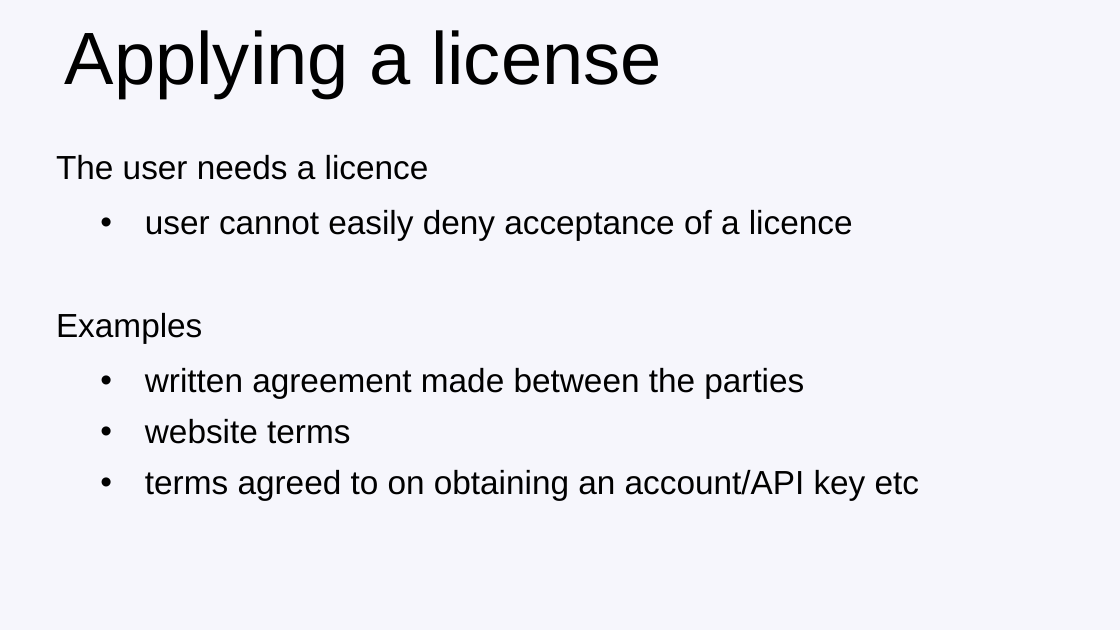
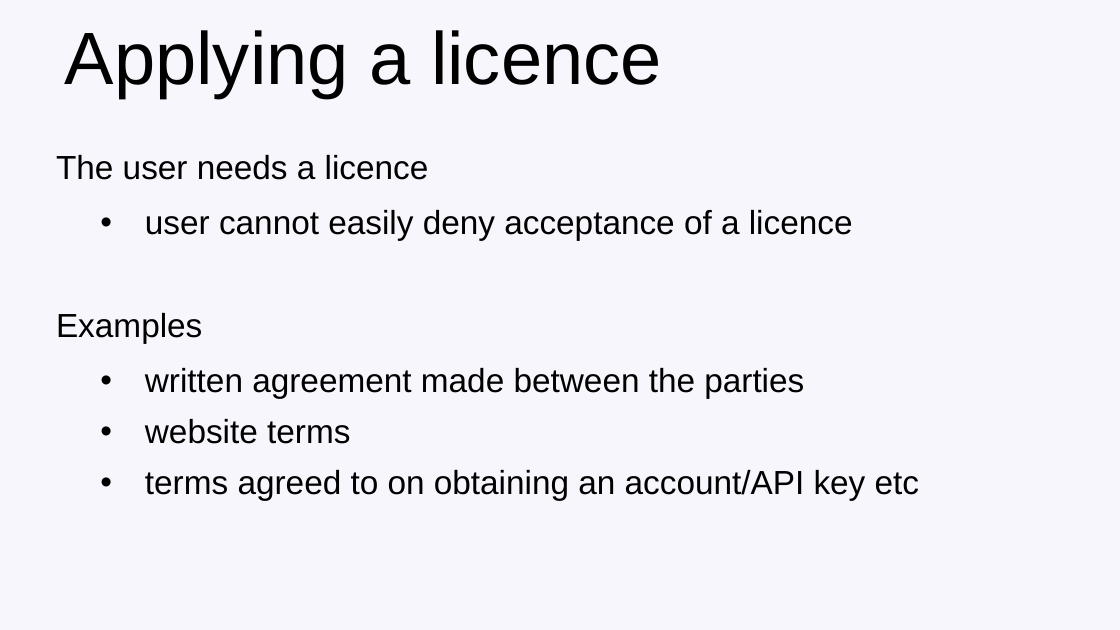
Before and after one commit to francisdavey/open-data, a slide deck: slide 34 of slides.ppt (slide 33 before the commit). Drawn at 1120x630 pixels with LibreOffice and Linux fonts; fonts in the diff are those of the drawing; background and template pictures are left out. Boxes give left, top, right and bottom in pixels: in the first picture for what was removed or moved away, otherwise in the second. Text is boxed around its words. In the diff, an @@ line names an element or a change of style, - is before the commit and + after.

```diff
--- a/slides.ppt
+++ b/slides.ppt
@@ title at (65, 30, 662, 98): text changed @@
-Applying a license
+Applying a licence
```
Also in this commit, not shown: 11 other slides changed, 2 slides added, 1 slide removed.
